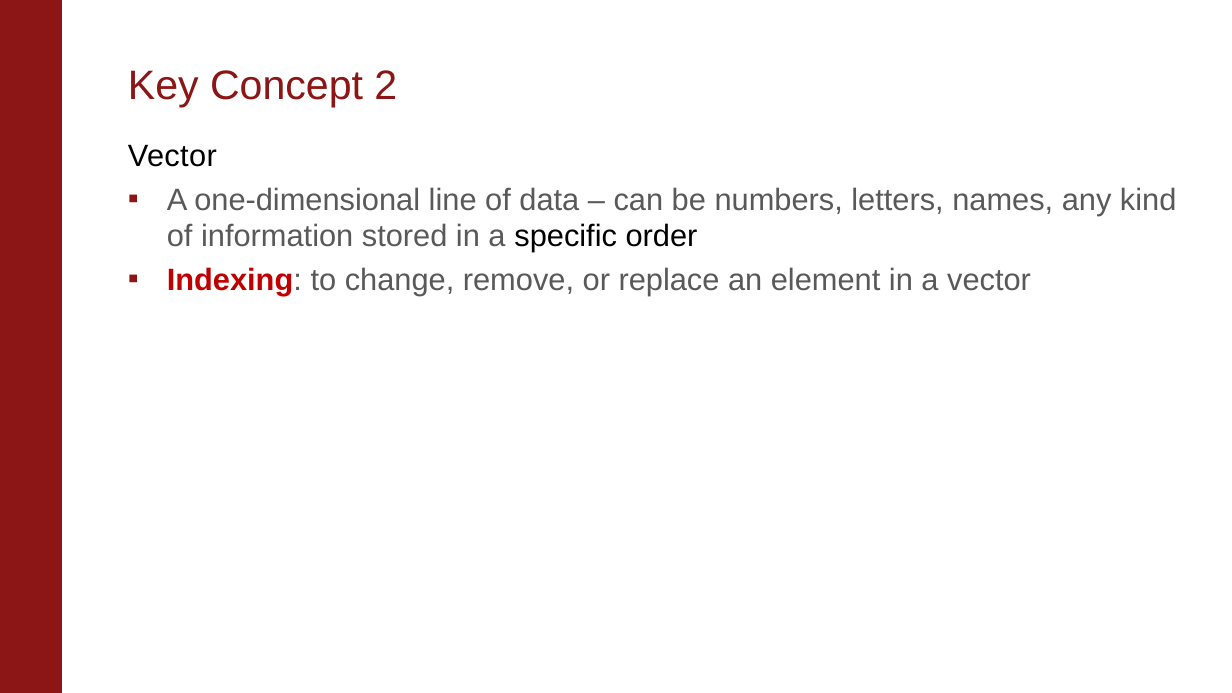
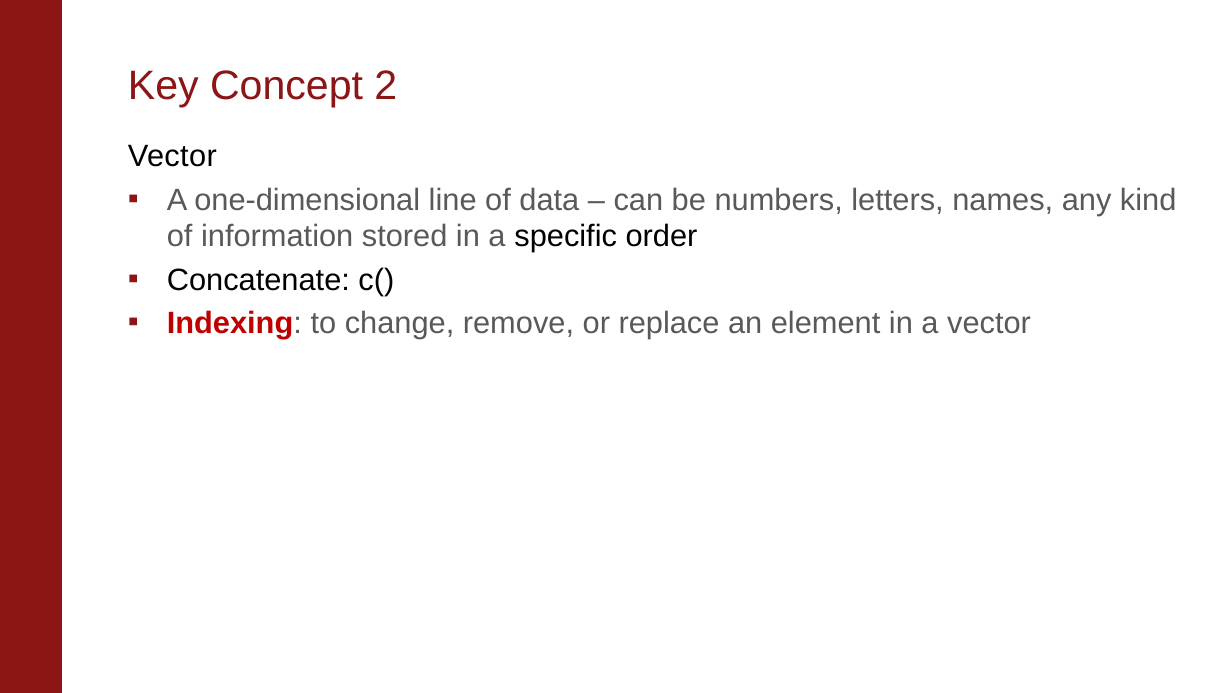
Before and after one commit to kaipingchen/com106-206-TA, a slide deck: slide 9 of KaipingAdina's Section Material/Intro Section/IntroSection.pptx. Drawn at 1232x693 pixels with LibreOffice and Linux fonts; fonts in the diff are those of the drawing; background and template pictures are left out. Boxes give left, top, right and bottom in pixels: in the first picture for what was removed or moved away, otherwise in the second. Text is boxed around its words. In the diff, an @@ line names an element or a change of style, - is before the commit and + after.

```diff
--- a/KaipingAdina's Section Material/Intro Section/IntroSection.pptx
+++ b/KaipingAdina's Section Material/Intro Section/IntroSection.pptx
@@ text at bbox=[167, 267, 394, 295]: paragraph added @@
+  ▪ Concatenate: c()
```
Also in this commit, not shown: 1 other slide changed.
